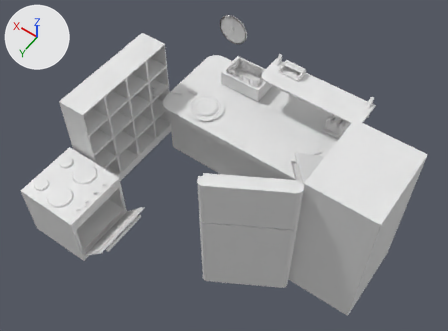
Two versions of the glTF model assets/environment/MiscLevelAssets.glb, one commit apart.
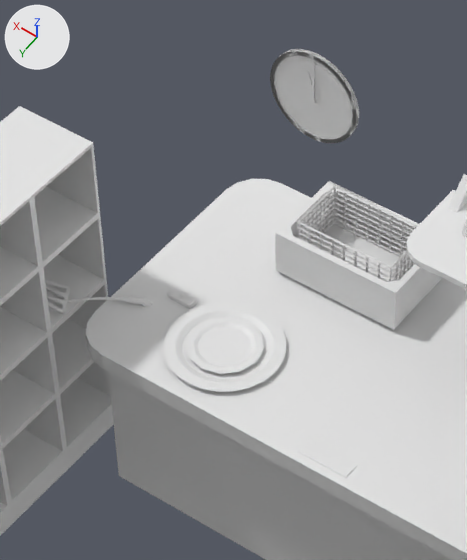
The first picture shows the older version from a camera (50 mm lens) standing at (-135.0, 215.0, 286.0) and looking at (-7.0, 36.0, 5.0). The close-ups show both versions on the part from 30% to 63% of the width and 0% to 52% of the height of that picture; other places that the commit changed are outside them. The axes (+X, +Y, +Z) are drawn at upper left. The lights are the same throughout. Where no turn or scale is listed for an object, it has been applied to the vertices. Vertices at the same position are counted once.

Names of what the first close-up shows: 'Butter', 'Clock', 'CounterTop', 'Cube Shelves', 'Fryer', 'Plate.Big', 'Plate.Small', 'Podium', 'Shelf', 'Spatula'.
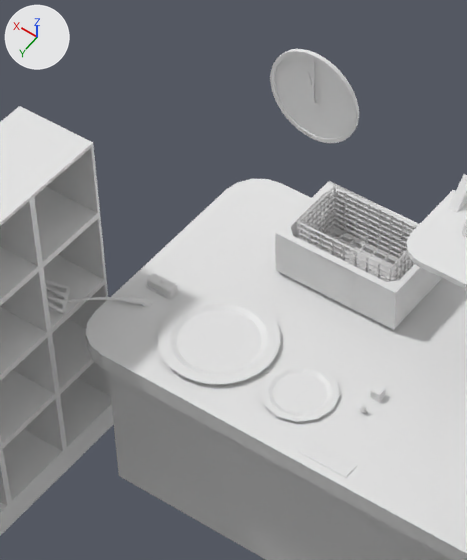
Edits to the bpy script that builds the scene:
```text
Change me_cube_018:
    where me_cube_018.from_pydata(...)  # 2214 vertices, 5822 faces; spans x -14.2..14.2, y -9.3..9.3, z 0.0..13.6
    used by ob_fryer; location = (21.0, -30.0, 0.0)
    me_cube_018 part 1
    me_cube_018.vertices[2210].co: (13.2, -8.2, 3.3) -> (4.7, 9.4, 1.3)  # not seen -> pixel (314, 288)
    me_cube_018.vertices[2211].co: (-13.1, -8.2, 3.3) -> (-4.7, 9.4, 1.3)  # not seen -> pixel (353, 308)
    me_cube_018.vertices[2212].co: (13.2, 8.2, 3.3) -> (4.7, 9.4, 10.7)  # not seen -> pixel (314, 254)
    me_cube_018.vertices[2213].co: (-13.1, 8.2, 3.3) -> (-4.7, 9.4, 10.7)  # not seen -> pixel (354, 274)
Change me_cylinder:
    used by ob_clock; location = (38.0, -38.0, 32.3)
    remove me_cylinder.from_pydata(...)  # 160 vertices, 500 faces; spans x -10.2..10.2, y 0.0..1.0, z -10.2..10.2
    add me_cylinder.from_pydata(...)  # 160 vertices, 308 faces; spans x -10.2..10.2, y 0.0..1.0, z -10.2..10.2
    me_cylinder part 2
    192 faces are deleted
Add me_cube_012:
    me_cube_012.from_pydata([(0.0, -1.0, -1.0), (0.0, -1.0, 1.0), (0.0, 1.0, -1.0), (0.0, 1.0, 1.0), (1.0, -1.0, -1.0), (1.0, -1.0, 1.0), (1.0, 1.0, -1.0), (1.0, 1.0, 1.0), (-1.0, -1.0, -1.0), (-1.0, -1.0, 1.0), (-1.0, 1.0, -1.0), (-1.0, 1.0, 1.0)], [], [(2, 3, 7), (2, 7, 6), (6, 7, 5), (6, 5, 4), (4, 5, 1), (4, 1, 0), (2, 6, 4), (2, 4, 0), (7, 3, 1), (7, 1, 5), (2, 10, 11), (2, 11, 3), (10, 8, 9), (10, 9, 11), (8, 0, 1), (8, 1, 9), (2, 0, 8), (2, 8, 10), (11, 9, 1), (11, 1, 3)])
Change ob_butter:
    ob_butter.location: (46.0, -4.0, -1.0) -> (51.0, -4.0, 0.0)
Change ob_plate_big:
    ob_plate_big.location: (31.0, 2.0, 0.0) -> (33.1, 1.1, 0.0)
Change ob_plate_small:
    ob_plate_small.location: (31.0, 2.0, 0.7) -> (12.4, 3.0, 0.0)
Add ob_cube_for_scale:
    ob_cube_for_scale = bpy.data.objects.new('Cube for Scale', me_cube_012)
    ob_cube_for_scale.location = (0.0, -5.0, 1.0)
```

Location of each change, (x1, y1, x2, y2) in pixels of the close-ups (467 x 560 px; the box of a moved part takes in the faces that stretch with it):
'Plate.Big', moved
    before: (164, 302, 286, 392)
    after: (158, 295, 281, 384)
'Plate.Small', moved
    before: (186, 316, 264, 374)
    after: (260, 362, 340, 422)
'Butter', moved
    before: (167, 287, 197, 309)
    after: (146, 273, 179, 299)
'Cube for Scale', added
    after: (370, 384, 385, 402)
part 1 of me_cube_018, moved or reshaped
    before: (314, 219, 410, 281)
    after: (314, 255, 355, 308)
part 2 of me_cylinder, deleted
    before: (270, 49, 358, 143)
